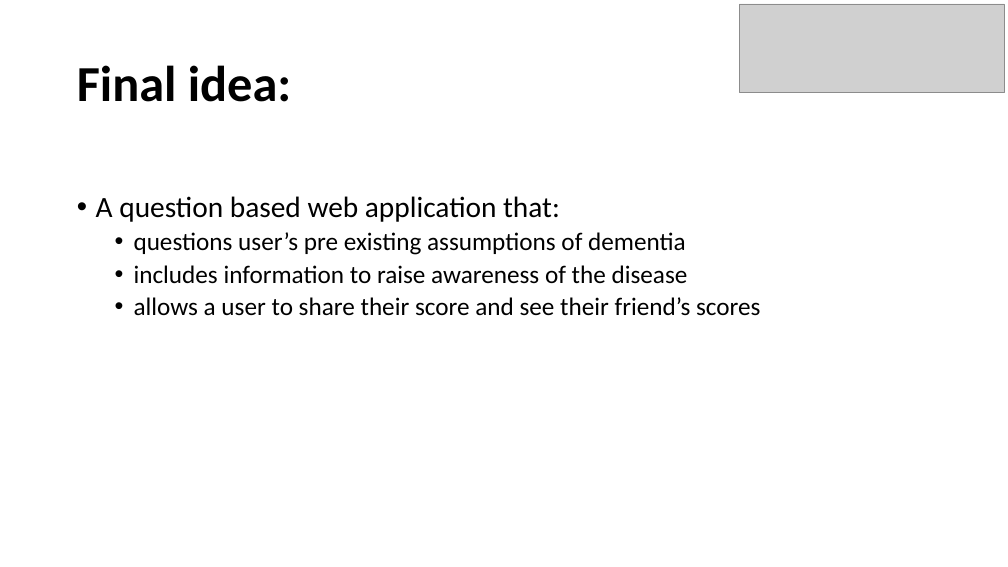
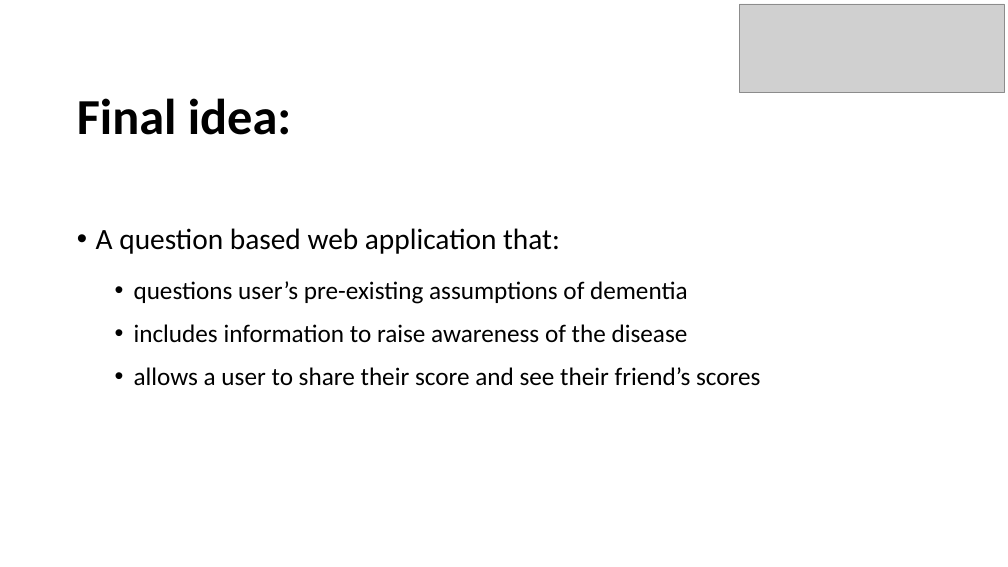
Before and after one commit to Ldn2016/team-11, a slide deck: slide 6 of _presentation/Team 11 Presentation.pptx. Drawn at 1008x567 pixels with LibreOffice and Linux fonts; fonts in the diff are those of the drawing; grey boxes stand for pictures. Boxes give left, top, right and bottom in pixels: in the first picture for what was removed or moved away, otherwise in the second. Text is boxed around its words. In the diff, an @@ line names an element or a change of style, - is before the commit and + after.

```diff
--- a/_presentation/Team 11 Presentation.pptx
+++ b/_presentation/Team 11 Presentation.pptx
@@ title "Final idea:": place and size @@
-title "Final idea:" at box(77, 65, 291, 102)
+title "Final idea:" at box(77, 98, 291, 135)
@@ text "A question based web application ...": place and size @@
-text "A question based web application ..." at box(96, 196, 760, 316)
+text "A question based web application ..." at box(96, 228, 760, 386)
@@ text at box(134, 281, 688, 304): text changed @@
-  • questions user’s pre existing assumptions of dementia
+  • questions user’s pre-existing assumptions of dementia
```
Also in this commit, not shown: 7 other slides changed, 1 slide added, 2 slides removed.
